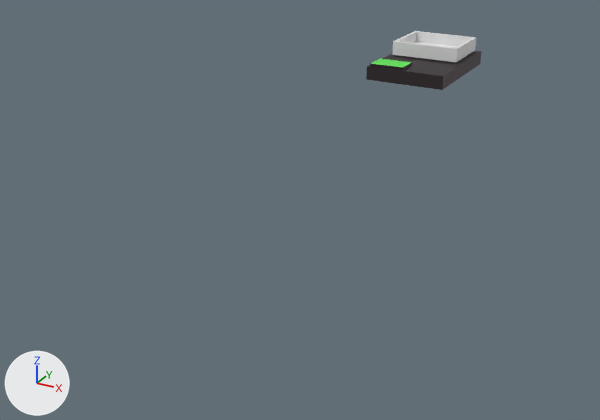
One commit to the Blender file Blender/Engine1.blend: the scene before it, then after it.
Both versions are drawn from a 50 mm lens placed at (2.3, -6.26, 1.68), pointed at (0.04, -2.16, -0.37). The axes (+X, +Y, +Z) are drawn at lower left. The lights are the same throughout.
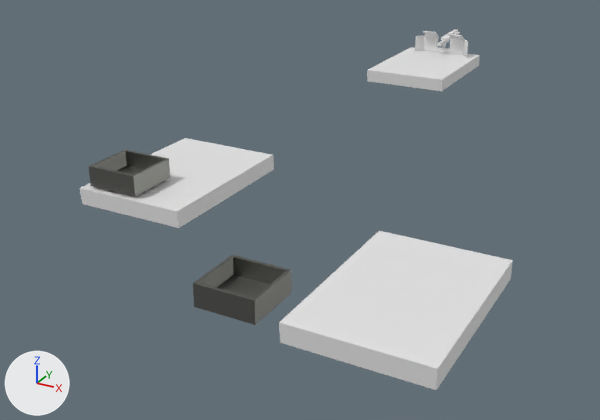
Patch to the scene script:
```diff
--- a/Blender/Engine1.blend.py
+++ b/Blender/Engine1.blend.py
@@ img_paletteunits_png_001 @@
+img_paletteunits_png_001 = load_image('PaletteUnits.png.001', '../CrazyBots/Assets/PaletteUnits.png', 256, 256, 'sRGB')
@@ mat_unitframematerial @@
+mat_unitframematerial = principled_material('UnitFrameMaterial')
+mat_unitframematerial.texture = img_paletteunits_png_001
+mat_unitframematerial.metallic = 1.0
@@ me_cube_001 @@
 # used by ob_cube; location = (0.0, 0.0, 0.0)
-me_cube_001.from_pydata(...)  # 56 vertices, 53 faces; spans x -0.307..0.313, y -0.462..0.456, z 0.015..0.14
-me_cube_001.materials.append(mat_material_002)  # dark grey #554c4f
-me_cube_001.materials.append(mat_material_003)  # green #5fe752
+me_cube_001.from_pydata(...)  # 120 vertices, 118 faces; spans x -0.216..0.236, y 0.268..0.685, z 0.091..0.266
+# me_cube_001 part 1: the whole mesh is rebuilt
@@ me_cube_008 @@
+me_cube_008.from_pydata(...)  # 24 vertices, 22 faces; spans x -0.305..0.305, y -0.457..0.451, z 0.0..0.09
@@ me_cube_007 @@
+me_cube_007.from_pydata(...)  # 16 vertices, 14 faces; spans x -0.003..0.282, y 0.071..0.355, z 0.0..0.107
+me_cube_007.materials.append(mat_unitframematerial)  # picture img_paletteunits_png_001
@@ ob_cube_001 @@
-ob_cube_001 = bpy.data.objects.new('Cube.001', me_cube)
-ob_cube_001.location = (0.0, 0.0, 1.671)
@@ ob_engine1base_002 @@
+ob_engine1base_002 = bpy.data.objects.new('Engine1Base.002', me_cube_008)
+ob_engine1base_002.location = (0.0, 0.0, 0.0)
@@ ob_container1_001 @@
+ob_container1_001 = bpy.data.objects.new('Container1.001', me_cube_007)
+ob_container1_001.location = (-0.515, -3.417, 0.103)
@@ ob_engine1base_001 @@
+ob_engine1base_001 = bpy.data.objects.new('Engine1Base.001', me_cube_008.copy())
+ob_engine1base_001.location = (-0.267, -2.913, 0.0)
@@ ob_engine1base @@
+ob_engine1base = bpy.data.objects.new('Engine1Base', me_cube_008.copy())
+ob_engine1base.location = (1.271, -3.548, 0.0)
@@ ob_container1 @@
+ob_container1 = bpy.data.objects.new('Container1', me_cube_007.copy())
+ob_container1.location = (0.539, -4.01, 0.0)
```

What differs and where, as boxes [x1, y1, x2, y2] in the pictures (600 x 420 px):
'Engine1Base', added
    after: [279, 231, 513, 390]
'Engine1Base.001', added
    after: [80, 138, 274, 228]
'Container1', added
    after: [193, 255, 292, 325]
'Cube', reshaped
    before: [366, 51, 481, 90]
    after: [415, 30, 468, 57]
'Engine1Base.002', added
    after: [367, 47, 480, 91]
'Container1.001', added
    after: [89, 150, 170, 196]
'Cube.001', deleted
    before: [392, 31, 476, 62]
